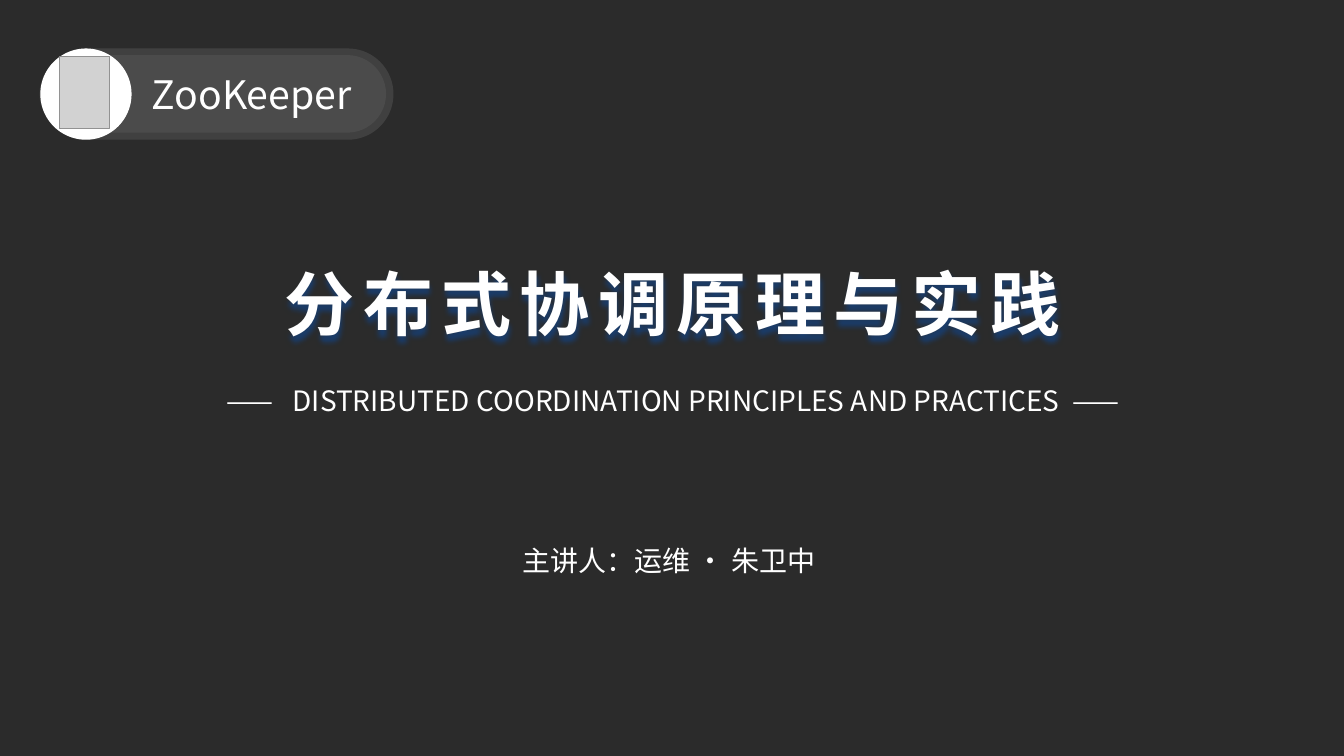
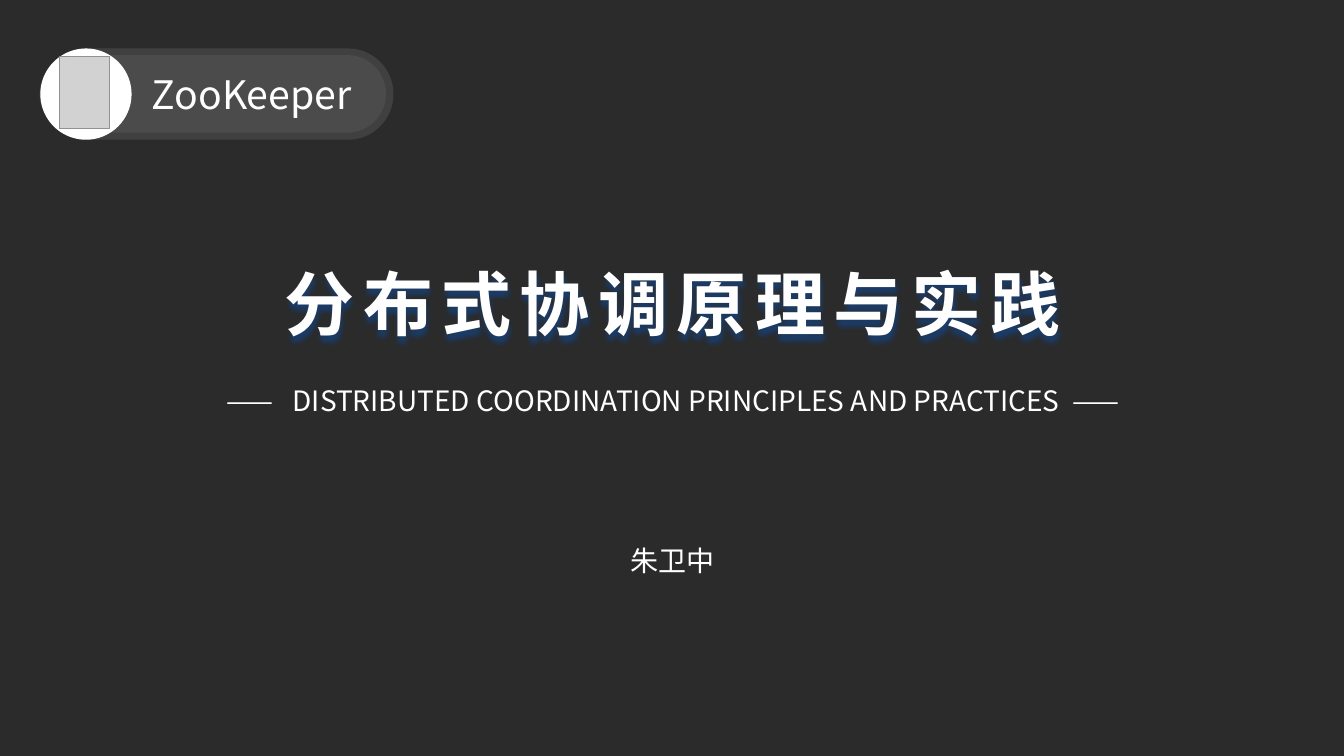
Before and after one commit to zozospider/note, a slide deck: slide 1 of data-system/data-system-share1_v2.pptx. Drawn at 1344x756 pixels with LibreOffice and Linux fonts; fonts in the diff are those of the drawing; grey boxes stand for pictures; background and template pictures are left out; a plain dark background stands for a picture behind light text. Boxes give left, top, right and bottom in pixels: in the first picture for what was removed or moved away, otherwise in the second. Text is boxed around its words. In the diff, an @@ line names an element or a change of style, - is before the commit and + after.

```diff
--- a/data-system/data-system-share1_v2.pptx
+++ b/data-system/data-system-share1_v2.pptx
@@ text at (631,547,715,574): text changed @@
-主讲人：运维 · 朱卫中
+朱卫中
```
Also in this commit, not shown: 1 slide removed, 6 other files.
